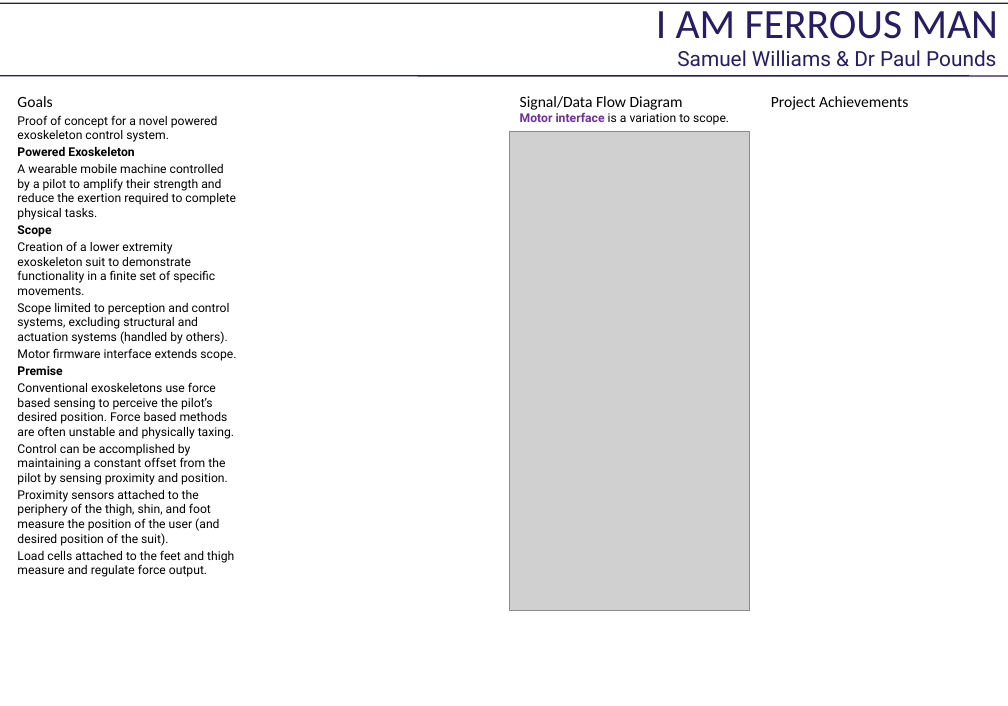
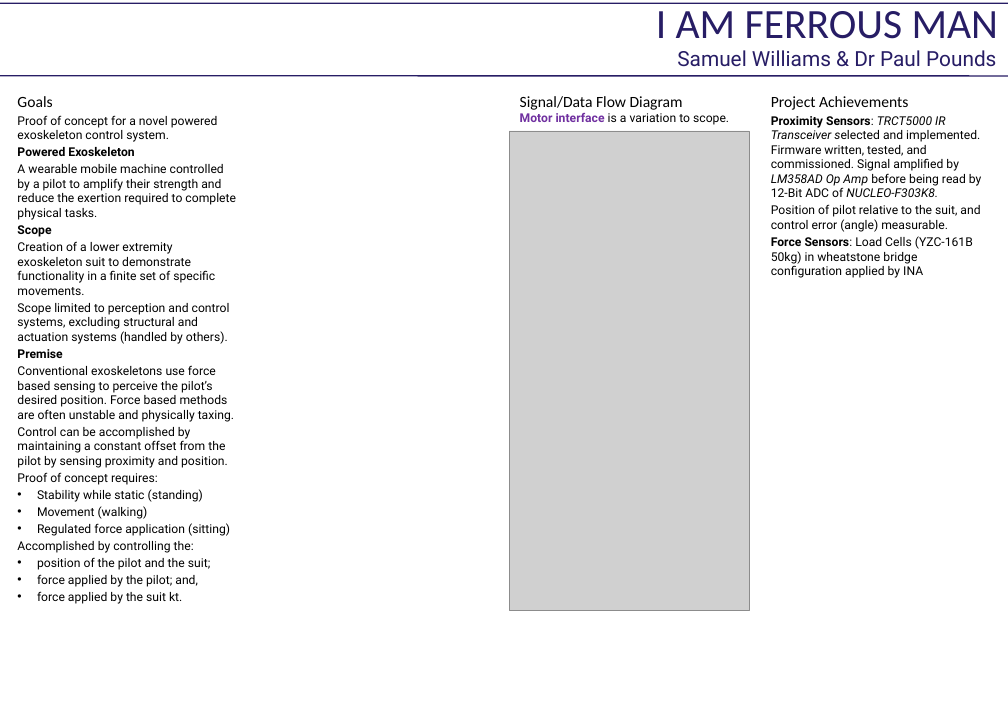
Before and after one commit to samuelwilliams413/METR4901, a slide deck: slide 1 of Demo Poster/Demo_Poster_SMW43219667.pptx. Drawn at 1008x706 pixels with LibreOffice and Linux fonts; fonts in the diff are those of the drawing; grey boxes stand for pictures; background and template pictures are left out. Boxes give left, top, right and bottom in pixels: in the first picture for what was removed or moved away, otherwise in the second. Text is boxed around its words. In the diff, an @@ line names an element or a change of style, - is before the commit and + after.

```diff
--- a/Demo Poster/Demo_Poster_SMW43219667.pptx
+++ b/Demo Poster/Demo_Poster_SMW43219667.pptx
@@ text at box(771, 116, 982, 278): paragraphs added @@
+Proximity Sensors: TRCT5000 IR Transceiver selected and implemented. Firmware written, tested, and commissioned. Signal amplified by LM358AD Op Amp before being read by 12-Bit ADC of NUCLEO-F303K8.
+Position of pilot relative to the suit, and control error (angle) measurable.
+Force Sensors: Load Cells (YZC-161B 50kg) in wheatstone bridge configuration applied by INA
@@ text at box(17, 348, 236, 361): paragraph removed @@
-Motor firmware interface extends scope.
@@ text at box(17, 472, 230, 604): text changed @@
-Proximity sensors attached to the periphery of the thigh, shin, and foot measure the position of the user (and desired position of the suit).
-Load cells attached to the feet and thigh measure and regulate force output.
+Proof of concept requires:
+• Stability while static (standing)
+• Movement (walking)
+• Regulated force application (sitting)
+Accomplished by controlling the:
+• position of the pilot and the suit;
+• force applied by the pilot; and,
+• force applied by the suit kt.
```
Also in this commit, not shown: 1 other file.
